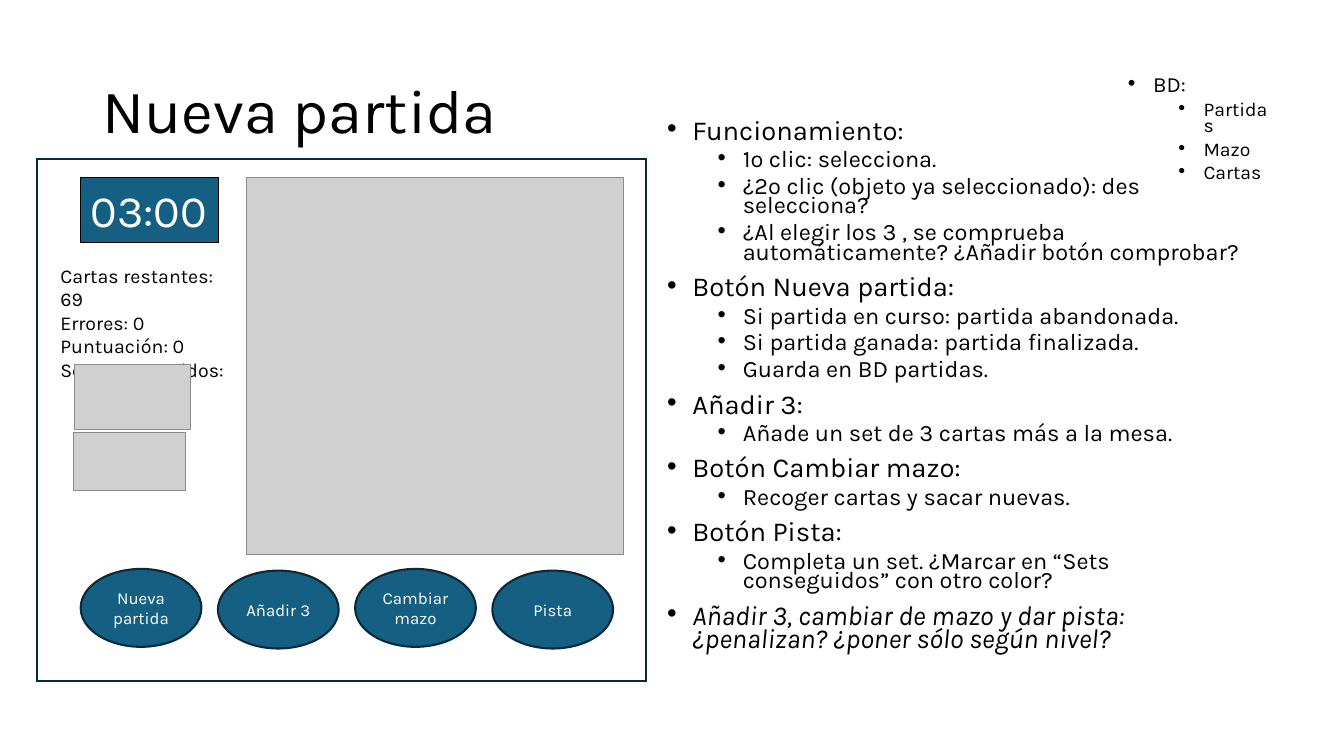
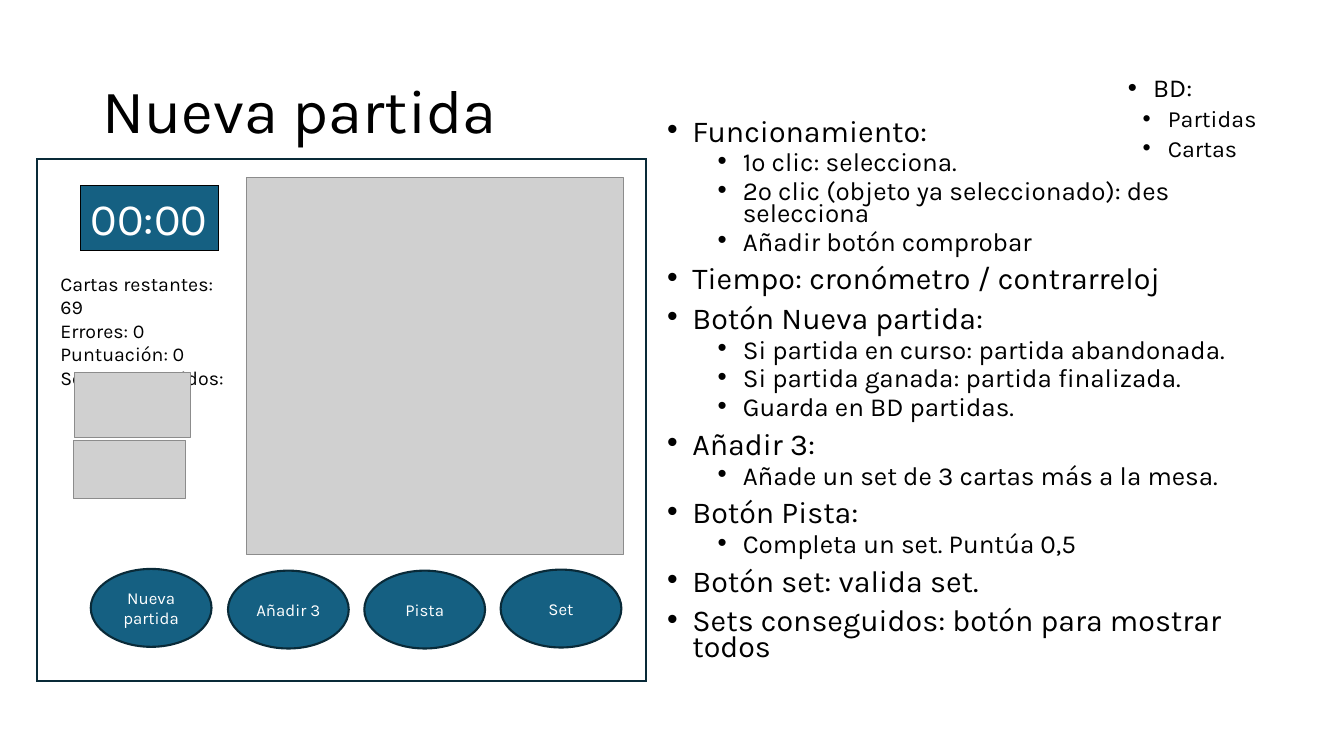
Before and after one commit to shertas/ProyectoDAW, a slide deck: slide 4 of Fronted proyecto.pptx. Drawn at 1344x756 pixels with LibreOffice and Linux fonts; fonts in the diff are those of the drawing; grey boxes stand for pictures. Boxes give left, top, right and bottom in pixels: in the first picture for what was removed or moved away, otherwise in the second. Text is boxed around its words. In the diff, an @@ line names an element or a change of style, - is before the commit and + after.

```diff
--- a/Fronted proyecto.pptx
+++ b/Fronted proyecto.pptx
@@ text "BD:" at (1153, 80, 1257, 158): size 15.5 to 18.5 pt in "BD:"; size 13.9 to 16.6 pt in "Partidas", "Cartas"; line spacing 0.7 to 0.8; indent changed @@
@@ text at (692, 121, 1225, 524): size 19.6 to 21.7 pt in "Funcionamiento:", "Botón Nueva partida:", "Añadir 3:", "Botón Pista:"; size 16.8 to 18.6 pt in "1º clic: selecciona.", "Si partida en curso: partida abandonada.", "Si partida ganada: partida finalizada.", "Guarda en BD partidas." and 1 more places @@
@@ text at (1204, 143, 1251, 157): paragraph removed @@
-  • Mazo
@@ 2 pictures, 1 text, 1 rectangle: place and size @@
-2 pictures, 1 text, 1 rectangle at (60, 177, 224, 491)
+2 pictures, 1 text, 1 rectangle at (60, 186, 224, 499)
@@ text in rectangle at (91, 206, 208, 236): text changed @@
-03:00
+00:00
@@ text at (692, 181, 1169, 297): text changed; size 16.8 to 18.6 pt @@
-  • ¿2º clic (objeto ya seleccionado): des selecciona?
-  • ¿Al elegir los 3 , se comprueba automáticamente? ¿Añadir botón comprobar?
+  • 2º clic (objeto ya seleccionado): des selecciona
+  • Añadir botón comprobar
+• Tiempo: cronómetro / contrarreloj
@@ text at (692, 456, 1070, 511): paragraphs removed @@
-• Botón Cambiar mazo:
-  • Recoger cartas y sacar nuevas.
@@ text at (692, 533, 1221, 658): text changed; size 19.6 to 21.7 pt; italic off @@
-  • Completa un set. ¿Marcar en “Sets conseguidos” con otro color?
-• Añadir 3, cambiar de mazo y dar pista: ¿penalizan? ¿poner sólo según nivel?
+  • Completa un set. Puntúa 0,5
+• Botón set: valida set.
+• Sets conseguidos: botón para mostrar todos
@@ ellipse "Nueva partida": place and size @@
-ellipse "Nueva partida" at (81, 569, 202, 646)
+ellipse "Nueva partida" at (91, 569, 212, 646)
@@ ellipse removed at (355, 569, 476, 646) @@
-Cambiar mazo
@@ ellipse "Añadir 3": place and size @@
-ellipse "Añadir 3" at (218, 571, 339, 648)
+ellipse "Añadir 3" at (228, 571, 349, 648)
@@ ellipse "Pista": place and size @@
-ellipse "Pista" at (492, 571, 613, 648)
+ellipse "Pista" at (364, 571, 485, 648)
@@ ellipse added at (501, 570, 622, 647), fill #156082, outline #092A39 1.5 pt, 12 pt, text #FFFFFF @@
+Set
```
Also in this commit, not shown: 3 other slides changed, 1 slide added.
